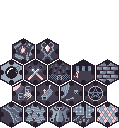
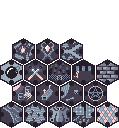
Layers edited between the first and the second w=119, h=128 image:
added group "WalkwayTile 17 Folder" with 4 layers in group "Tiles" over [60, 38, 83, 65]
added layer "WalkwayTile 17 Decor 1" in group "WalkwayTile 17 Folder" over [60, 38, 83, 65]
added layer "WalkwayTile 17 Decor 3" in group "WalkwayTile 17 Folder" over [61, 39, 77, 61]
added layer "WalkwayTile 17 Decor 2" in group "WalkwayTile 17 Folder" over [60, 43, 83, 60]
added layer "WalkwayTile 17 Main" in group "WalkwayTile 17 Folder" over [60, 38, 83, 65]
